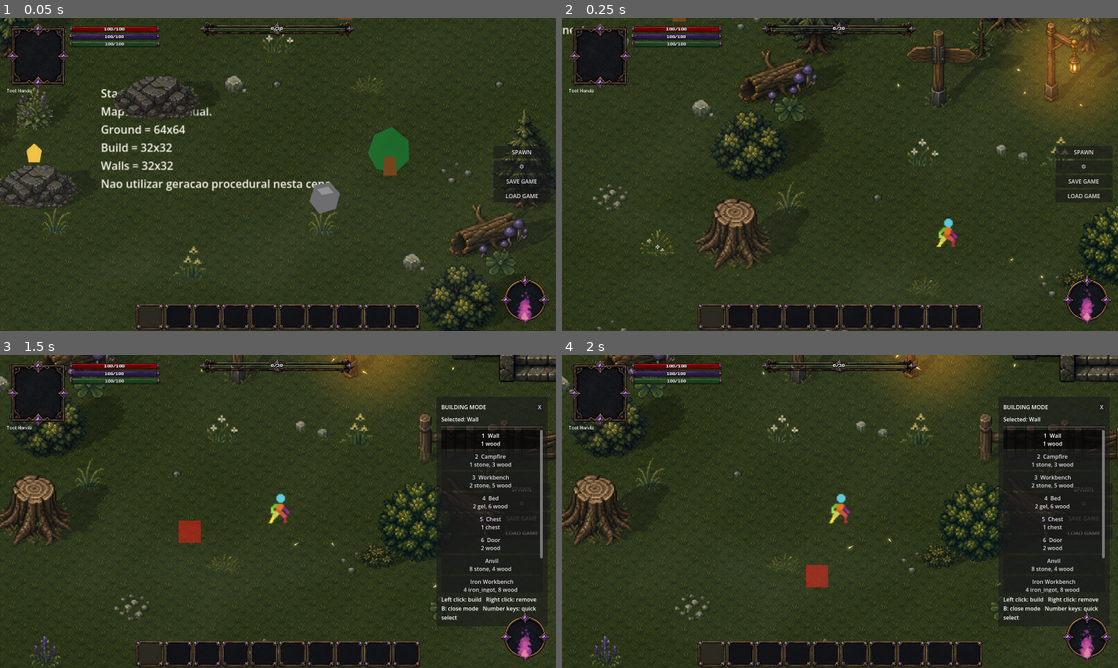
Above: before the commit, frames 1-4 (two rows, left to right).
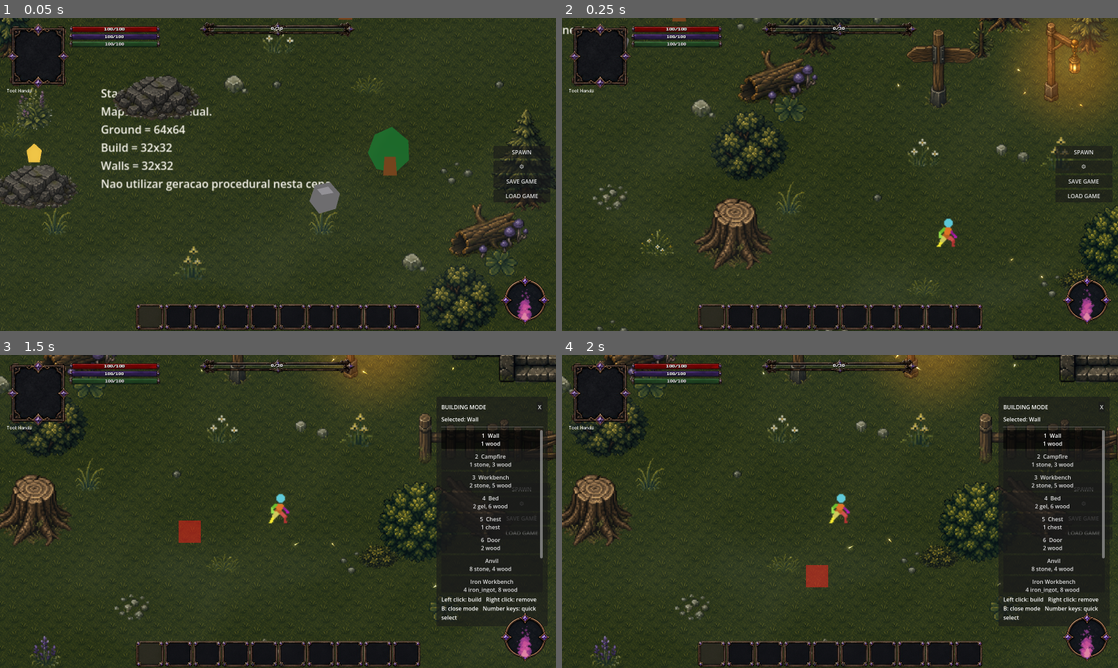
Above: after the commit, the same moments.

Repository: ramonsamagaio/Oathwake-Main
Game: Godot game, scene res://scenes/game/Game.tscn
Two runs of this game, one before a commit and one after it. Both use one fixed random seed, a clock stepped at 60 frames per second and the inputs below. This scene is started directly instead of the project's main scene.
Inputs (mouse positions are in pixels of both pictures, inside the frame that each line leads up to):
- Up to frame 1 (0.05 s): no input
- Up to frame 2 (0.25 s): no input
- Up to frame 3 (1.5 s): tap Enter at 0.5 s; move the mouse to (400, 495) at 0.52 s; hold D 0.53-1.25 s; tap B at 0.6 s; click (400, 495) at 0.67 s; tap Space at 0.77 s; drag from (166, 527) to (250, 574) at 1.27 s
- Up to frame 4 (2 s): no input

The runs differ from the first frame. In frame 1, 0.4% of the frame differs, in the area x 0-100%, y 0-98%; in frame 2, 0.2%; in frame 3, 0.2%; in frame 4, 0.3%.
Error after the commit: Parse Error: Cannot infer the type of "group_inverse" variable because the value doesn't have a set type. (res://scripts/effects/DynamicProjectedSpriteShadow.g…

Commit message:
Use dynamic shadow casters for sun and local lights

Diff:
--- a/scripts/effects/DirectionalShadowRuntime.gd
+++ b/scripts/effects/DirectionalShadowRuntime.gd
@@ -1,7 +1,7 @@
 class_name DirectionalShadowRuntime
 extends RefCounted
 
-const ProjectedSpriteShadowScript := preload("res://scripts/effects/ProjectedSpriteShadow.gd")
+const ProjectedSpriteShadowScript := preload("res://scripts/effects/DynamicProjectedSpriteShadow.gd")
 const DEFAULT_DIRECTION_DEGREES := -45.0
 const DEFAULT_COLOR := Color(0.02, 0.024, 0.035, 1.0)
 
